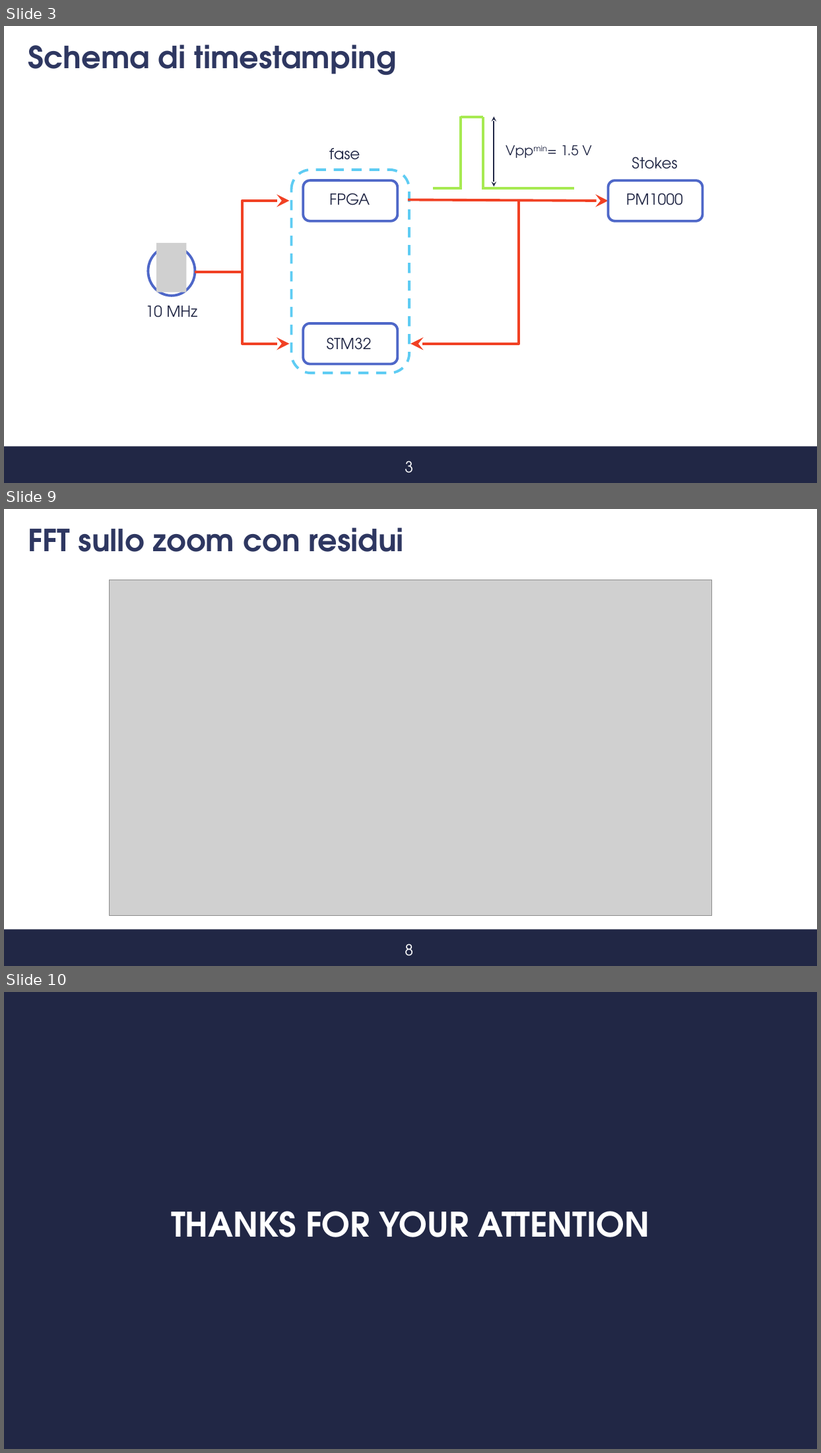
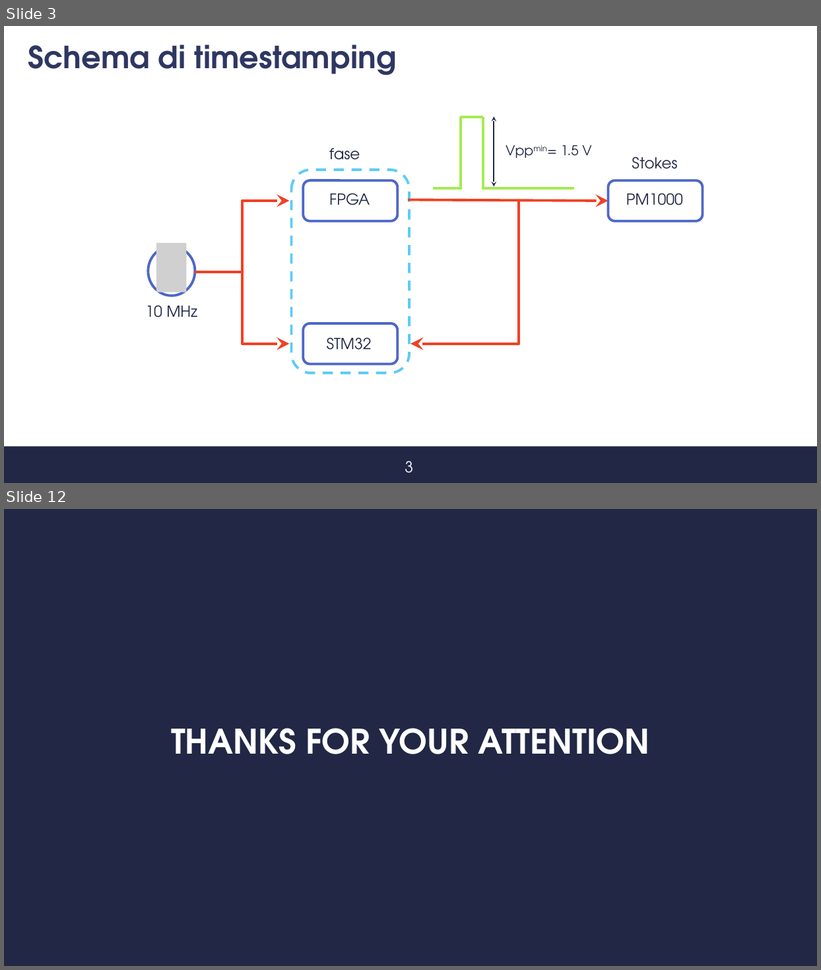
Before and after one commit to s347960/Presentazione, a slide deck: Presentazione_07_09.pptx. Shown one above the other, each under a label of ours: slides 3, 9 and 10 before the commit, slides 3 and 12 after it; the slides between them are not shown. The pictures are 821x1453 and 821x970 pixels, drawn with LibreOffice and Linux fonts; fonts in the diff are those of the drawing; grey boxes stand for pictures; background and template pictures are left out. Boxes give left, top, right and bottom in pixels: in the first picture for what was removed or moved away, otherwise in the second. Text is boxed around its words. In the diff, an @@ line names an element or a change of style, - is before the commit and + after.

```diff
--- a/Presentazione_07_09.pptx
+++ b/Presentazione_07_09.pptx
@@ slide 9 removed at [4,509,817,966], background #FFFFFF; not listed: 1 template element that a slide beside it also shows @@
@@ title removed at [28,527,404,552] @@
-FFT sullo zoom con residui
@@ picture removed at [109,580,712,916] @@
@@ text removed at [405,944,413,956] @@
-8
@@ what was slide 10 is now slide 12 @@
```
Also in this commit, not shown: 8 slides added, 5 other slides removed, 1 other file.
